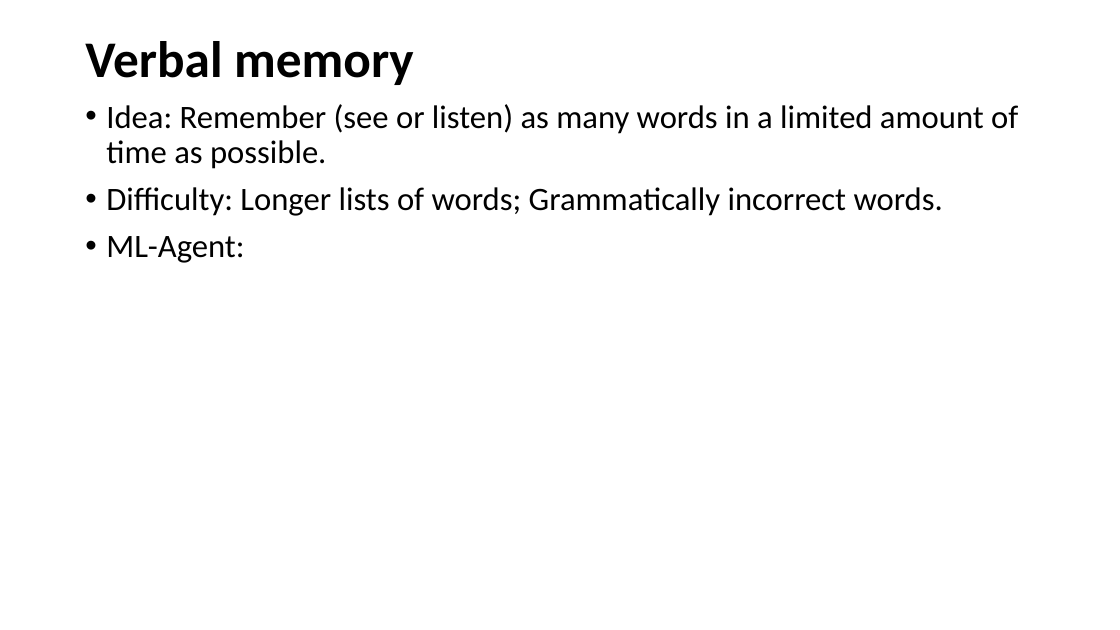
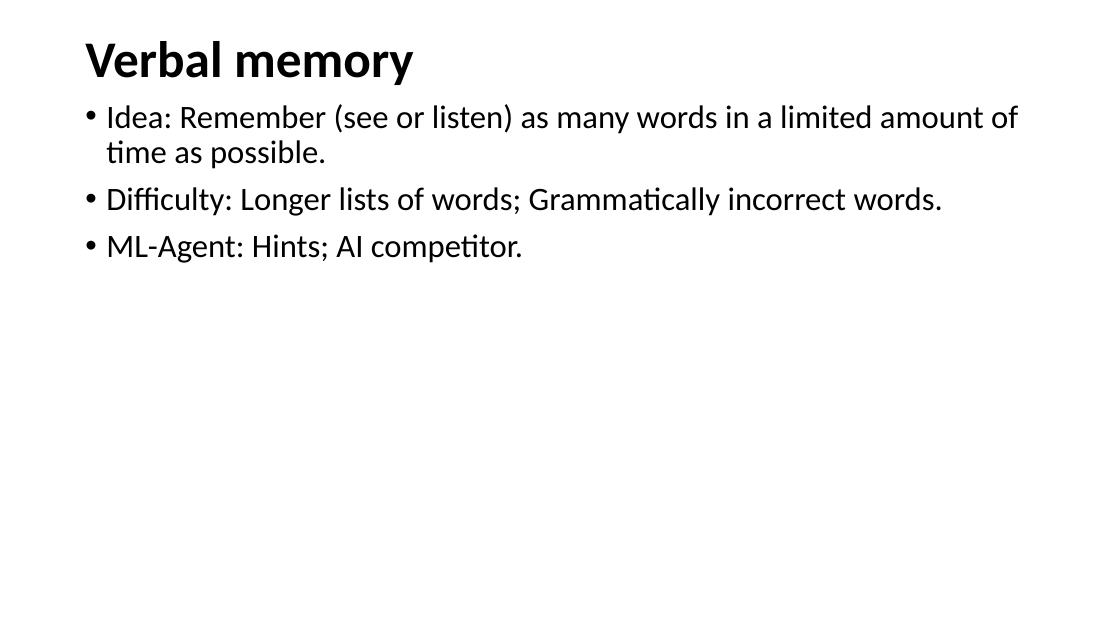
Before and after one commit to ztsv-av/xr_ml, a slide deck: slide 9 of vr_ideas.pptx (slide 4 before the commit). Drawn at 1120x630 pixels with LibreOffice and Linux fonts; fonts in the diff are those of the drawing. Boxes give left, top, right and bottom in pixels: in the first picture for what was removed or moved away, otherwise in the second. Text is boxed around its words. In the diff, an @@ line names an element or a change of style, - is before the commit and + after.

```diff
--- a/vr_ideas.pptx
+++ b/vr_ideas.pptx
@@ text at <box>106,234,523,263</box>: text changed @@
-• ML-Agent:
+• ML-Agent: Hints; AI competitor.
```
Also in this commit, not shown: 5 other slides changed, 3 slides added.
